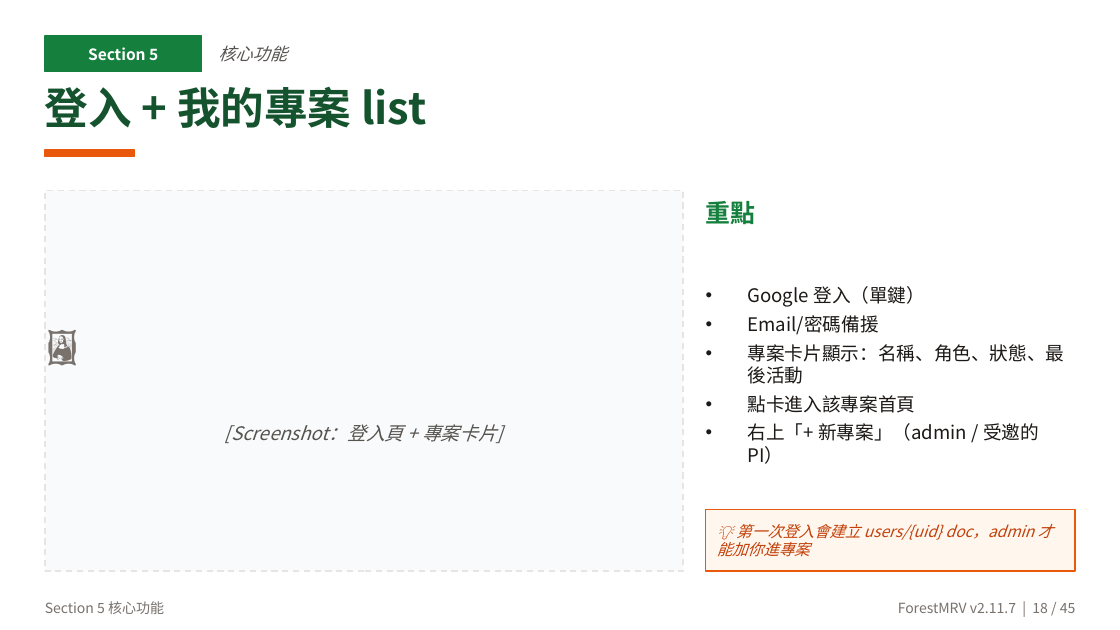
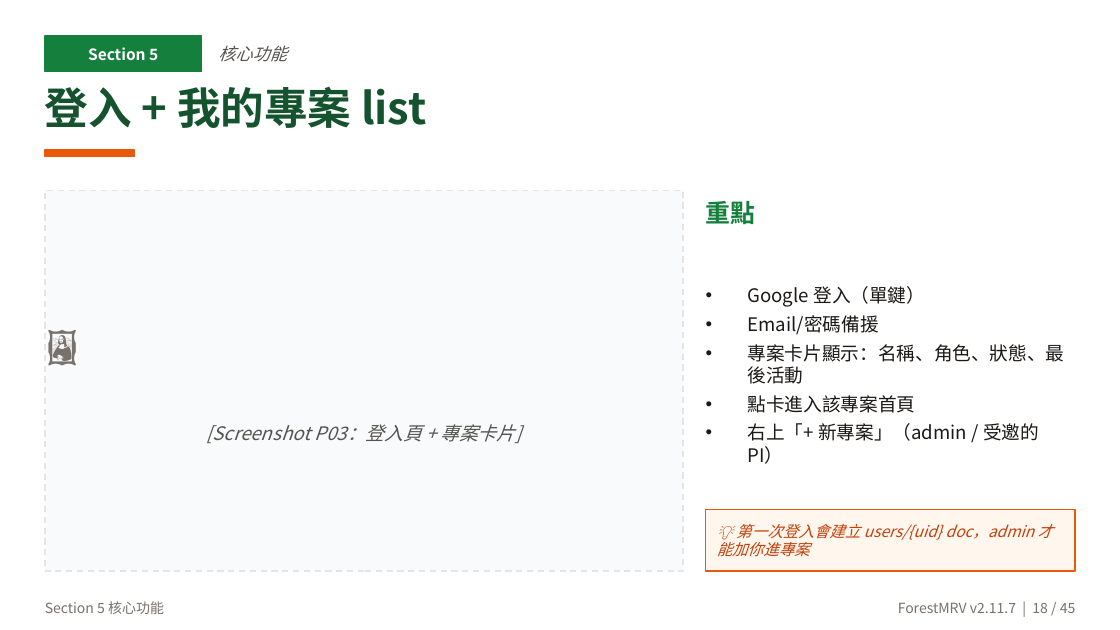
Before and after one commit to cct7366488-collab/2026-forestry-rs, a slide deck: slide 18 of reports/2026-05-mid-demo/01-簡報-ForestMRV系統介紹.pptx. Drawn at 1120x630 pixels with LibreOffice and Linux fonts; fonts in the diff are those of the drawing. Boxes give left, top, right and bottom in pixels: in the first picture for what was removed or moved away, otherwise in the second. Text is boxed around its words. In the diff, an @@ line names an element or a change of style, - is before the commit and + after.

```diff
--- a/reports/2026-05-mid-demo/01-簡報-ForestMRV系統介紹.pptx
+++ b/reports/2026-05-mid-demo/01-簡報-ForestMRV系統介紹.pptx
@@ text at <box>206,424,522,443</box>: text changed @@
-[Screenshot：登入頁 + 專案卡片]
+[Screenshot P03：登入頁 + 專案卡片]
```
Also in this commit, not shown: 13 other slides changed, 7 other files.
